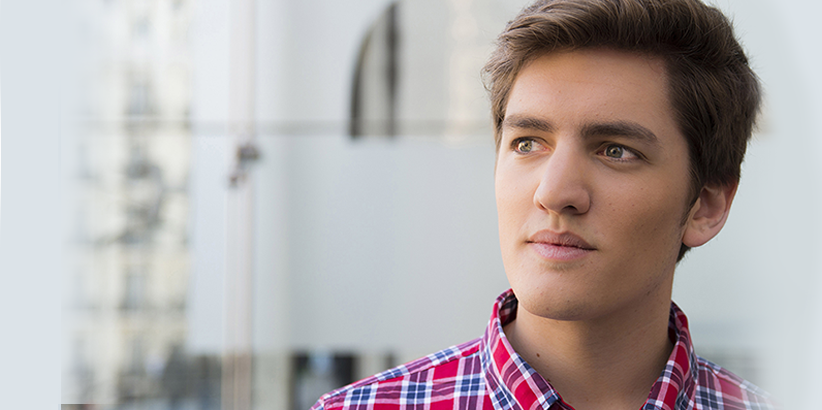
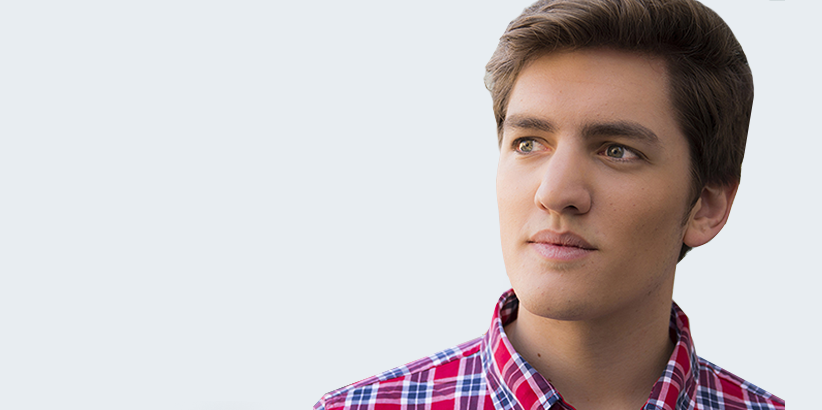
Layered file, before and after one edit (822 x 410). Changes by layer:
added group "Nueva" with 8 layers above "Anterior" over box(0, 0, 822, 410)
added group "Right solid" with 1 layers in group "Nueva" over box(672, 0, 822, 410)
added layer "Right" (1st of 2, in "Nueva" › "Right solid") in group "Right solid" over box(672, 0, 822, 410)
added group "Left solid" with 3 layers in group "Nueva" over box(29, 0, 596, 410)
added layer "Layer 9" in group "Left solid" over box(29, 0, 596, 410)
added layer "Layer 7" in group "Left solid" over box(29, 0, 547, 410)
added layer "Layer 8" in group "Left solid" over box(29, 0, 541, 410)
added layer "Layer 1" (1st of 2, in "Nueva") in group "Nueva" over box(62, 0, 785, 410)
added layer "Layer 4" (1st of 2, in "Nueva") in group "Nueva" over box(0, 0, 822, 410)
moved "Left" into group "Anterior" over box(27, 0, 182, 404)
moved "Right" (2nd of 2, in "Anterior") into group "Anterior" over box(1, 0, 822, 410)
moved "Layer 1" (2nd of 2, in "Anterior") into group "Anterior" over box(61, 0, 784, 410)
moved "Layer 4" (2nd of 2, in "Anterior") into group "Anterior" over box(0, 0, 822, 410)
moved "Layer 2" into group "Anterior" over box(58, 0, 758, 410)
